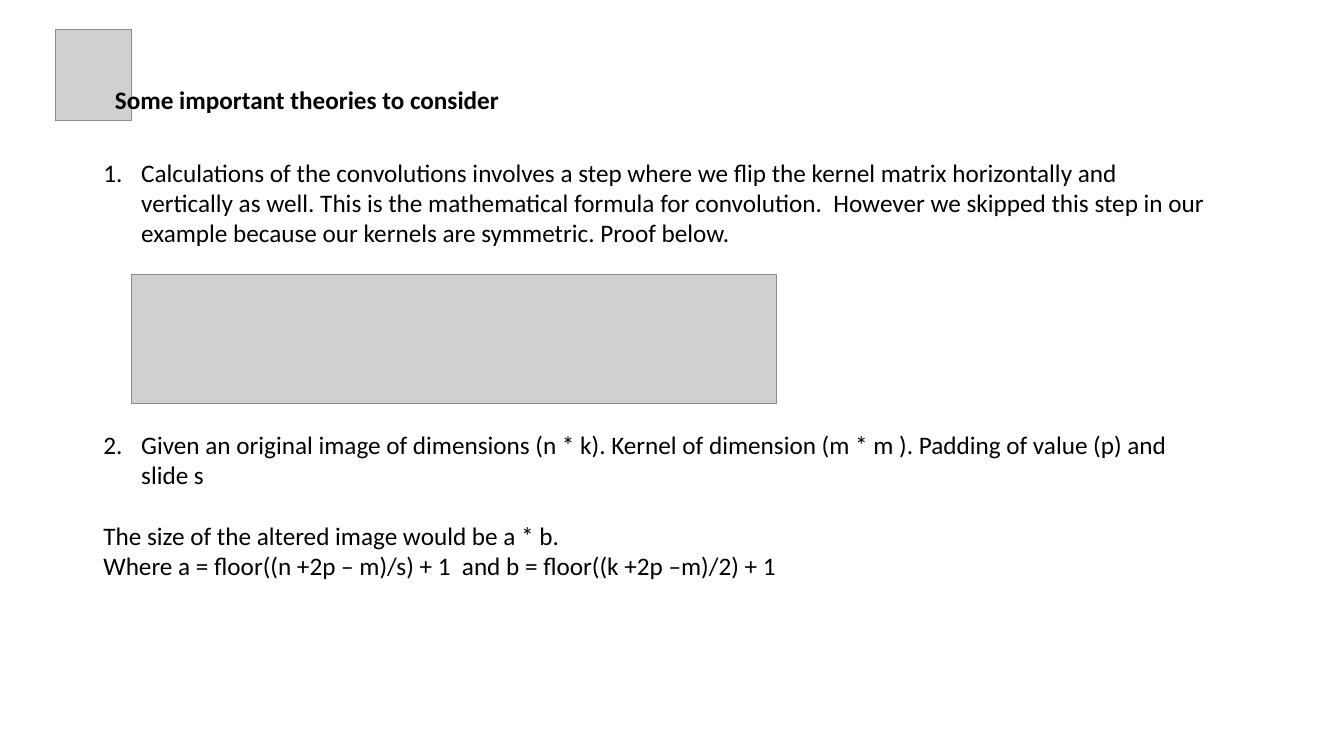
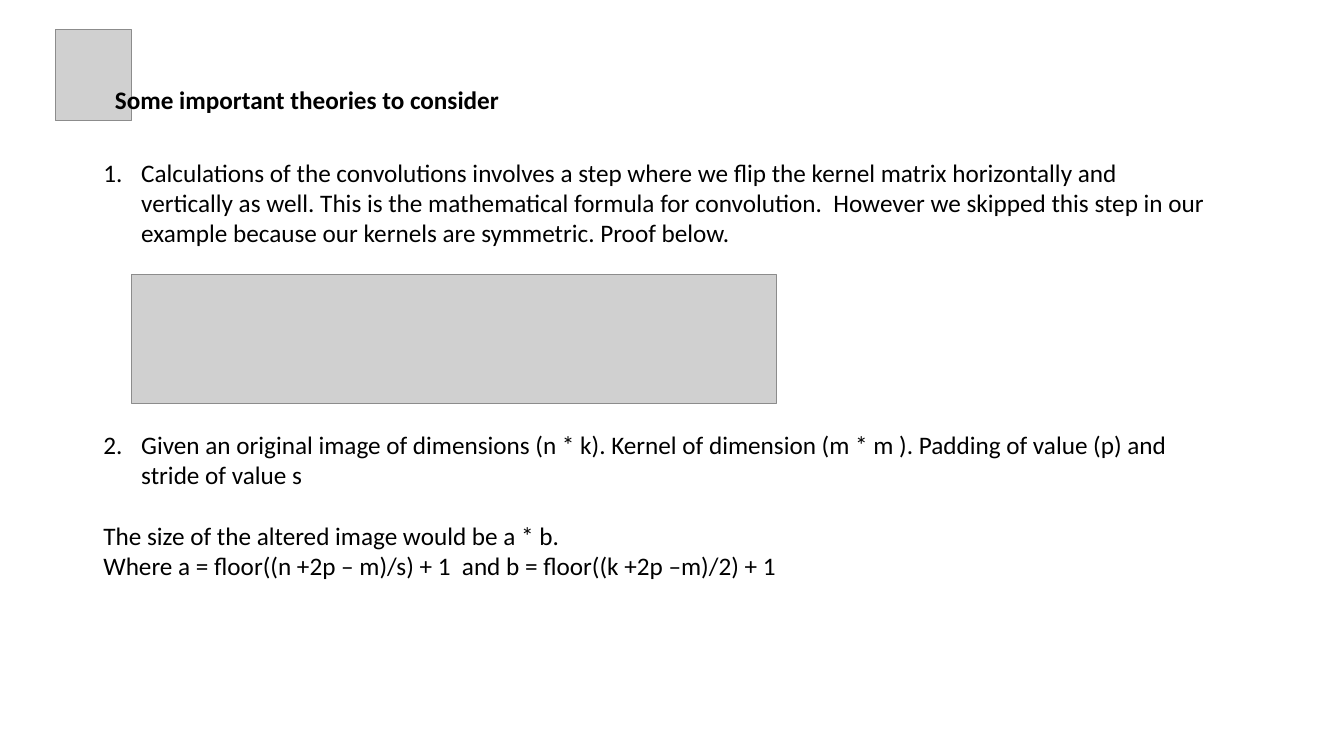
Before and after one commit to in-tandem/real_world_use_cases_1, a slide deck: slide 12 of images_playground/Convolution.pptx. Drawn at 1344x756 pixels with LibreOffice and Linux fonts; fonts in the diff are those of the drawing; grey boxes stand for pictures. Boxes give left, top, right and bottom in pixels: in the first picture for what was removed or moved away, otherwise in the second. Text is boxed around its words. In the diff, an @@ line names an element or a change of style, - is before the commit and + after.

```diff
--- a/images_playground/Convolution.pptx
+++ b/images_playground/Convolution.pptx
@@ text at <box>141,435,1166,485</box>: text changed @@
-2. Given an original image of dimensions (n * k). Kernel of dimension (m * m ). Padding of value (p) and slide s
+2. Given an original image of dimensions (n * k). Kernel of dimension (m * m ). Padding of value (p) and stride of value s
```
Also in this commit, not shown: 2 other files.
